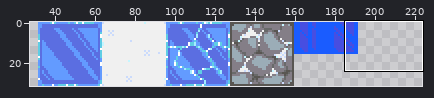
Two versions of one sprite sheet, assets/aseprite/tiles.png. The first picture is a wide view before the edit; the outline marks the close-up.
Close-up. Before:
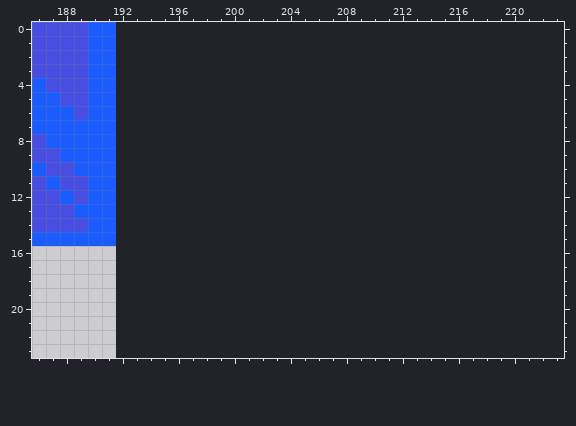
The file is 192x32 pixels. Shown: x 186..223, y 0..23. The old version is drawn lined up with the new one, on the new canvas. The wide view leaves out empty margins.
After:
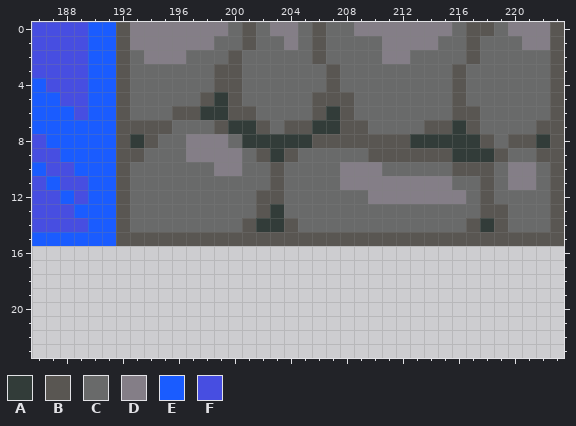
Palette (. is transparent): A #323c39  B #595652  C #696a6a  D #847e87  E #1a5cff  F #474ee1
Log entry: updated rock tile
Diff:
canvas 192x32 -> 224x32
The edit adds colour A in row 5 at x 199; in row 6 at x 198 to 199 and 207; in row 7 at x 200 to 201, 206 to 207 and 216; in row 8 at x 193, 201 to 205, 213 to 217 and 222; in row 9 at x 203 and 216 to 218; in row 13 at x 203.
The edit adds colour A in row 14 at x 202 to 203 and 218.
The edit adds colour B in row 0 at x 192, 201, 206, 217 to 218 and 223; in row 1 at x 192, 201, 206, 217 and 223; in row 2 at x 192, 200, 206, 217 and 223; in rows 3 to 4 at x 192, 199 to 200, 207, 216 and 223; in row 5 at x 192, 198, 200, 206 to 208, 216 and 223; in row 6 at x 192, 196 to 197, 200 to 201, 206, 208, 216 to 217 and 223.
The edit adds colour B in row 7 at x 192 to 195, 199, 202, 204 to 205, 208 to 209, 214 to 215, 217 and 222 to 223; in row 8 at x 192, 194, 206 to 212, 218, 220 to 221 and 223; in row 9 at x 192 to 193, 202, 204, 210 to 215, 219 and 222 to 223; in row 10 at x 192, 203, 216 to 218 and 223; in row 11 at x 192, 203, 218 and 223; in row 12 at x 192, 202 to 203, 218 and 223.
The edit adds colour B in row 13 at x 192, 202, 218 to 219 and 223; in row 14 at x 192, 201, 204, 217, 219 and 223; in row 15 at x 192 to 223.
The edit adds colour C in row 0 at x 200, 202, 205, 207 to 208, 216 and 219; in row 1 at x 199 to 200, 202 to 203, 205, 207 to 210, 215 to 216 and 218 to 220; in row 2 at x 193, 197 to 199, 201 to 205, 207 to 210, 213 to 216 and 218 to 222; in rows 3 to 4 at x 193 to 198, 201 to 206, 208 to 215 and 217 to 222; in row 5 at x 193 to 197, 201 to 205, 209 to 215 and 217 to 222; in row 6 at x 193 to 195, 202 to 205, 209 to 215 and 218 to 222.
The edit adds colour C in row 7 at x 196 to 198, 203, 210 to 213 and 218 to 221; in row 8 at x 195 to 196, 200 and 219; in row 9 at x 194 to 196, 201, 205 to 209 and 220 to 221; in row 10 at x 193 to 198, 201 to 202, 204 to 207, 211 to 215, 219 and 222; in row 11 at x 193 to 202, 204 to 207, 216 to 217, 219 and 222; in row 12 at x 193 to 201, 204 to 209, 217 and 219 to 222.
The edit adds colour C in row 13 at x 193 to 201, 204 to 217 and 220 to 222; in row 14 at x 193 to 200, 205 to 216 and 220 to 222.
The edit adds colour D in row 0 at x 193 to 199, 203 to 204, 209 to 215 and 220 to 222; in row 1 at x 193 to 198, 204, 211 to 214 and 221 to 222; in row 2 at x 194 to 196 and 211 to 212; in row 8 at x 197 to 199; in row 9 at x 197 to 200; in row 10 at x 199 to 200, 208 to 210 and 220 to 221.
The edit adds colour D in row 11 at x 208 to 215 and 220 to 221; in row 12 at x 210 to 216.
Changed places in both close-ups, as pixel boxes (x1, y1, x2, y2):
added: (116, 22, 564, 246)
